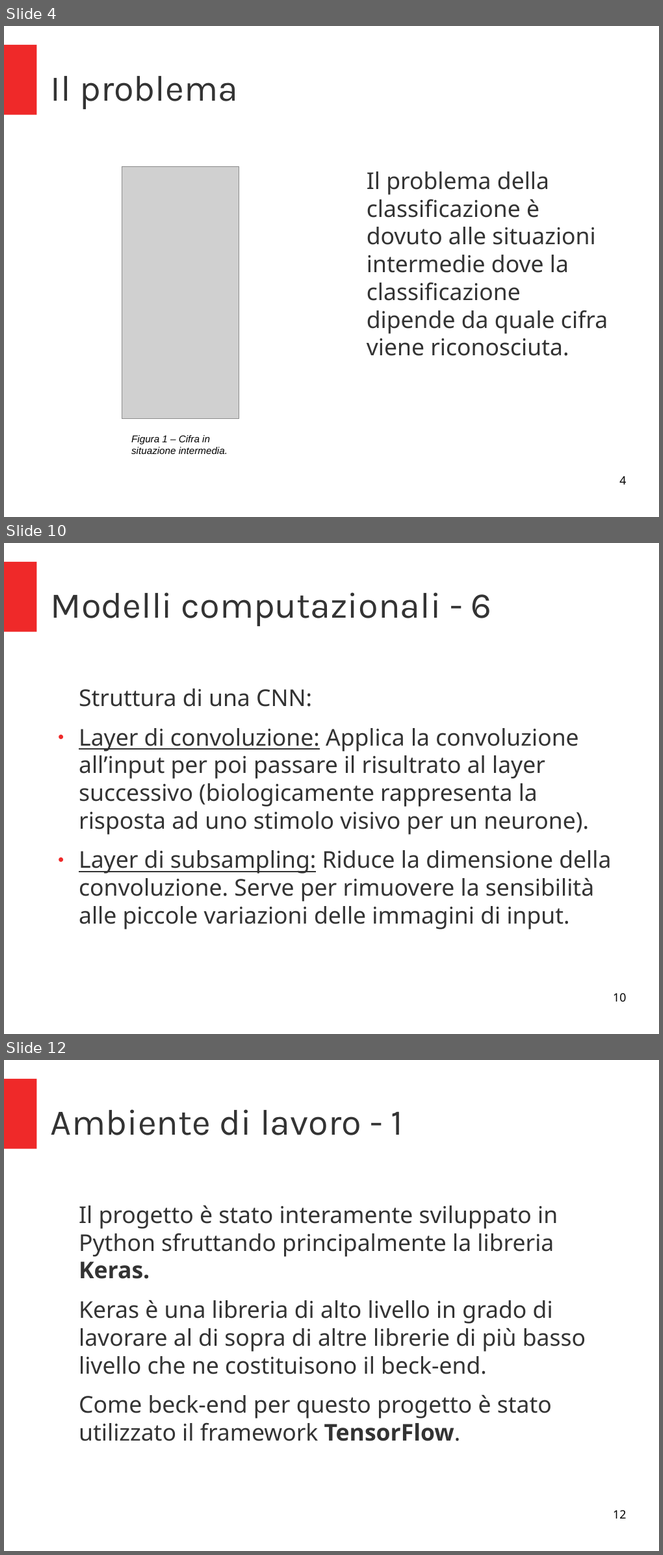
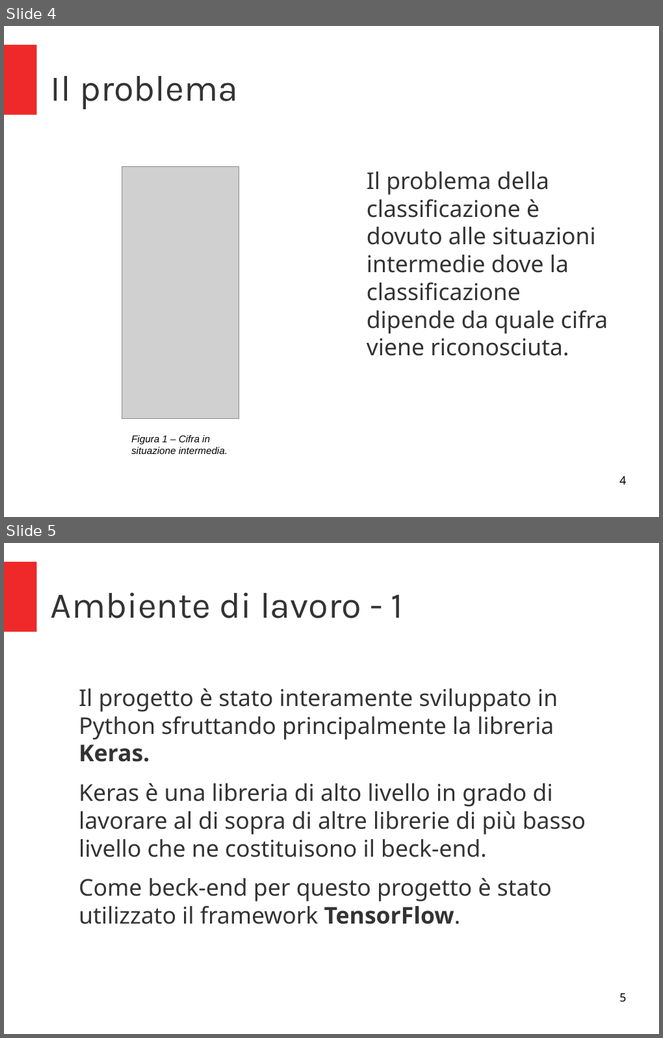
Before and after one commit to micheleFraccaroli/Progetto_IA, a slide deck: Presentazione/Press.odp. Shown one above the other, each under a label of ours: slides 4, 10 and 12 before the commit, slides 4 and 5 after it; the slides between them are not shown. The pictures are 663x1555 and 663x1038 pixels, drawn with LibreOffice and Linux fonts; fonts in the diff are those of the drawing; grey boxes stand for pictures. Boxes give left, top, right and bottom in pixels: in the first picture for what was removed or moved away, otherwise in the second. Text is boxed around its words. In the diff, an @@ line names an element or a change of style, - is before the commit and + after.

```diff
--- a/Presentazione/Press.odp
+++ b/Presentazione/Press.odp
@@ slide 10 removed at (4, 543, 659, 1034), background #FFFFFF; not listed: 1 template element that a slide beside it also shows @@
@@ title removed at (51, 592, 492, 626) @@
-Modelli computazionali - 6
@@ text removed at (79, 689, 611, 930) @@
-Struttura di una CNN:
-● Layer di convoluzione: Applica la convoluzione all’input per poi passare il risultrato al layer successivo (biologicamente rappresenta la risposta ad uno stimolo visivo per un neurone).
-● Layer di subsampling: Riduce la dimensione della convoluzione. Serve per rimuovere la sensibilità alle piccole variazioni delle immagini di input.
@@ page number removed at (613, 993, 626, 1002) @@
-10
@@ what was slide 12 is now slide 5 @@
@@ page number at (620, 993, 626, 1003): text changed @@
-12
+5
```
Also in this commit, not shown: 8 slides changed, 1 slide added, 6 other slides removed, 2 other files.
